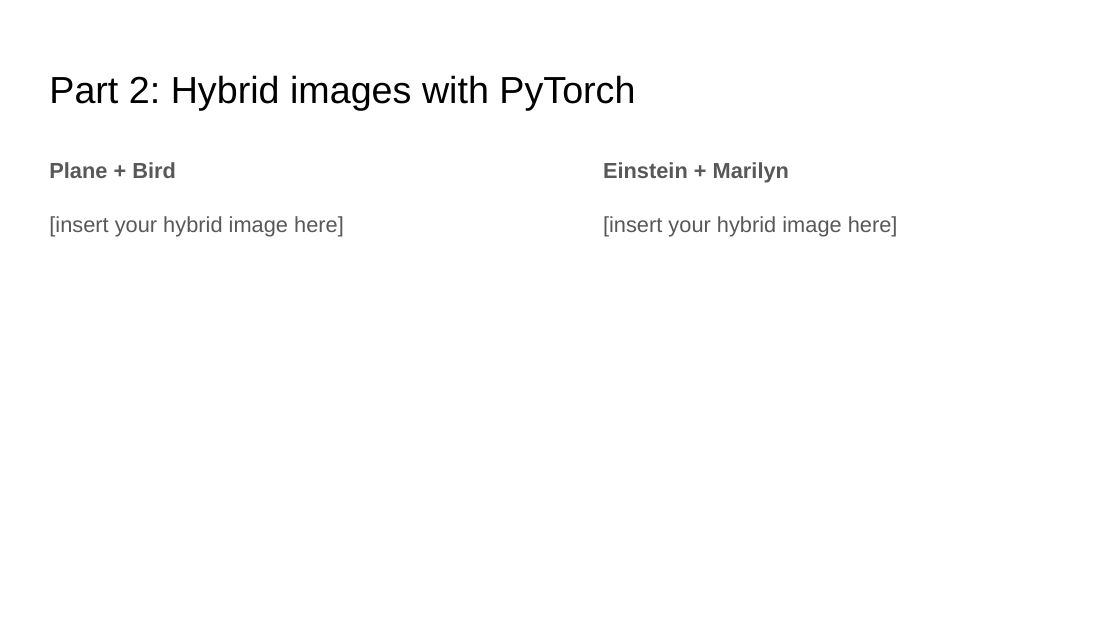
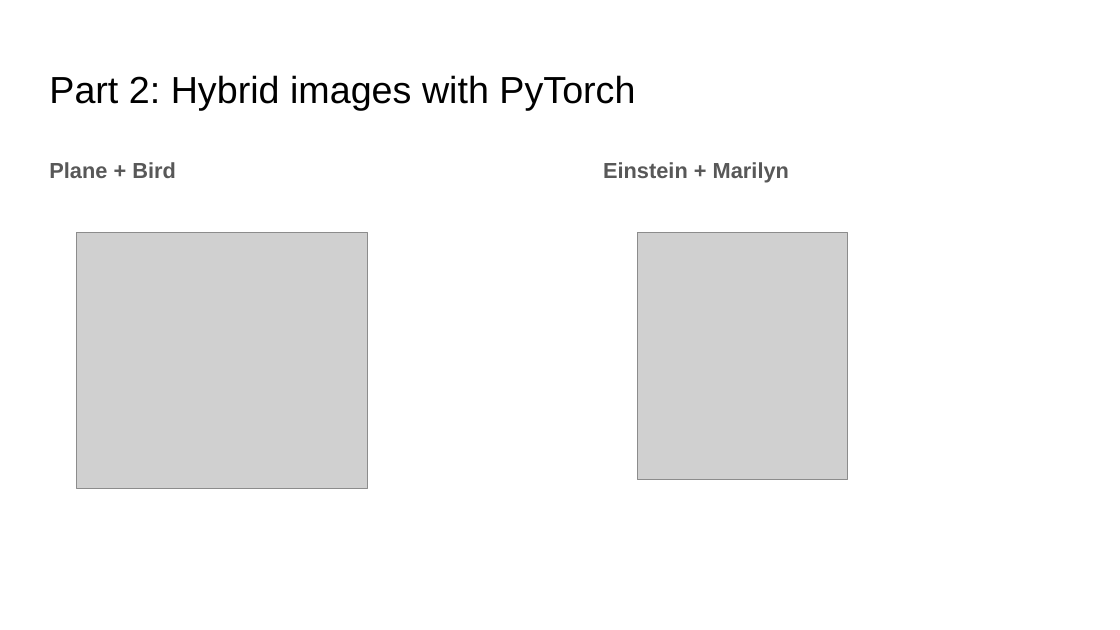
Before and after one commit to aashutoshav/Computer-Vision-Project-1, a slide deck: slide 9 of docs/report.pptx. Drawn at 1120x630 pixels with LibreOffice and Linux fonts; fonts in the diff are those of the drawing; grey boxes stand for pictures. Boxes give left, top, right and bottom in pixels: in the first picture for what was removed or moved away, otherwise in the second. Text is boxed around its words. In the diff, an @@ line names an element or a change of style, - is before the commit and + after.

```diff
--- a/docs/report.pptx
+++ b/docs/report.pptx
@@ text at (x1=49, y1=216, x2=344, y2=237): paragraph removed @@
-[insert your hybrid image here]
@@ picture added at (x1=76, y1=232, x2=367, y2=488) @@
@@ text at (x1=603, y1=216, x2=898, y2=237): paragraph removed @@
-[insert your hybrid image here]
@@ picture added at (x1=637, y1=232, x2=848, y2=479) @@
```
Also in this commit, not shown: 17 other slides changed, 2 slides added, 2 slides removed, 22 other files.
